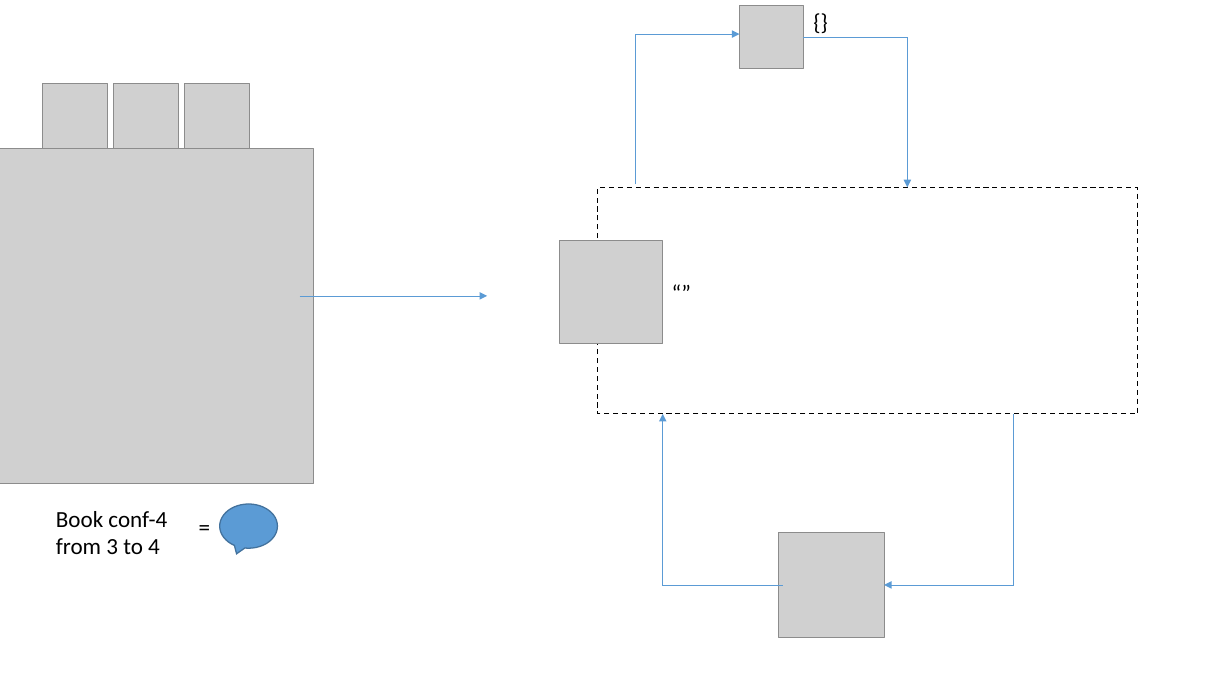
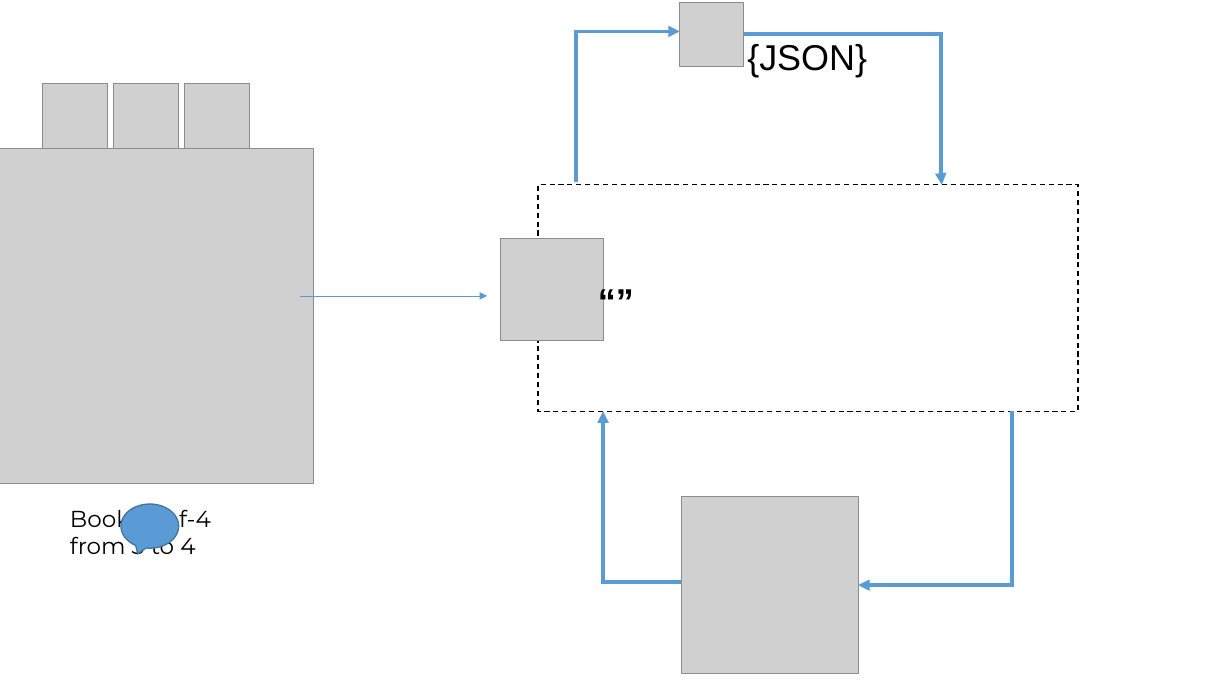
Before and after one commit to Vedang18/ProBOT, a slide deck: slide 4 of probot.pptx. Drawn at 1232x693 pixels with LibreOffice and Linux fonts; fonts in the diff are those of the drawing; grey boxes stand for pictures. Boxes give left, top, right and bottom in pixels: in the first picture for what was removed or moved away, otherwise in the second. Text is boxed around its words. In the diff, an @@ line names an element or a change of style, - is before the commit and + after.

Commit message:
Updated some slides

```diff
--- a/probot.pptx
+++ b/probot.pptx
@@ 2 pictures, 2 elbow arrows, 1 rectangle moved together from (x1=560, y1=6, x2=1139, y2=585) to (x1=500, y1=3, x2=1079, y2=582) @@
@@ elbow arrow (576, 182) - (680, 31): stroke #5B9BD5 0.5 pt to #5B9BD5 3 pt @@
@@ elbow arrow moved from (803, 37) - (908, 188) to (744, 34) - (942, 185) @@
@@ elbow arrow (744, 34) - (942, 185): stroke #5B9BD5 0.5 pt to #5B9BD5 3 pt @@
@@ text at (x1=747, y1=44, x2=867, y2=77): text changed; size 18 to 28 pt; font Calibri to Arial @@
-{}
+{JSON}
@@ text "“”" moved from (x1=663, y1=274, x2=701, y2=311) to (x1=589, y1=274, x2=643, y2=326) @@
@@ text "“”" at (x1=589, y1=274, x2=643, y2=326): size 18 to 28 pt, font Calibri to Arial, bold on @@
@@ elbow arrow (723, 582) - (604, 411): stroke #5B9BD5 0.5 pt to #5B9BD5 3 pt @@
@@ elbow arrow moved from (1013, 414) - (884, 585) to (1013, 411) - (859, 585) @@
@@ elbow arrow (1013, 411) - (859, 585): stroke #5B9BD5 0.5 pt to #5B9BD5 3 pt @@
@@ text "Book conf-4" moved from (x1=56, y1=511, x2=167, y2=554) to (x1=70, y1=504, x2=211, y2=560) @@
@@ text "Book conf-4" at (x1=70, y1=504, x2=211, y2=560): font Calibri to Montserrat @@
@@ speech bubble moved from (x1=220, y1=505, x2=278, y2=549) to (x1=121, y1=505, x2=179, y2=549) @@
@@ text removed at (x1=189, y1=508, x2=216, y2=545) @@
-=
@@ picture added at (x1=681, y1=497, x2=858, y2=674) @@
@@ picture removed at (x1=779, y1=532, x2=884, y2=638) @@
```
Also in this commit, not shown: 5 other slides changed, 1 slide added, 2 slides removed.
